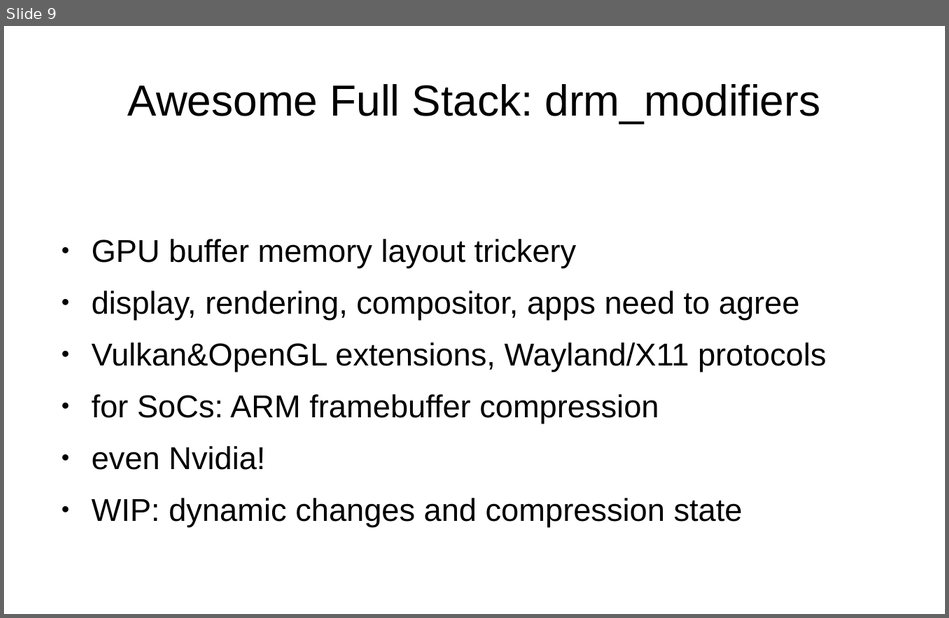
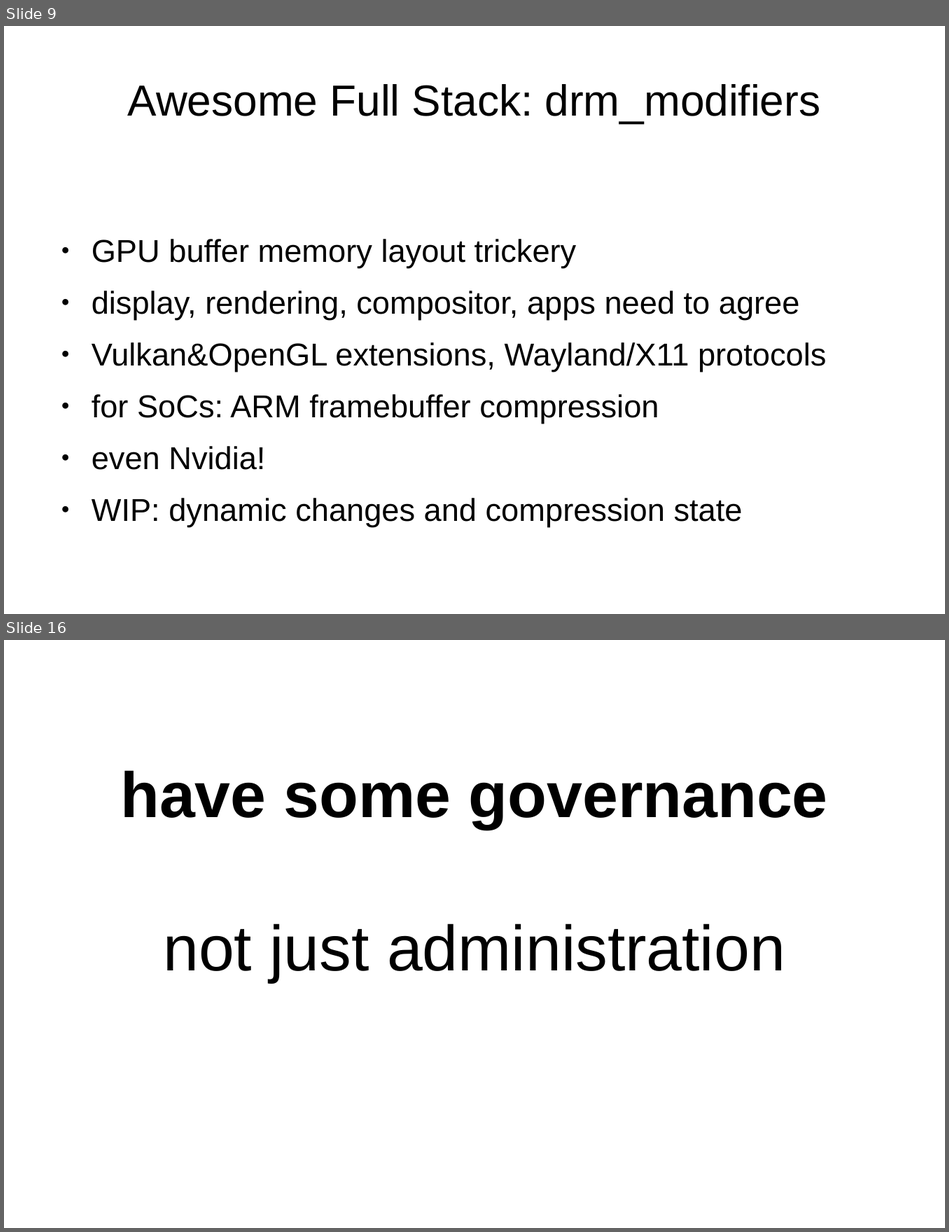
Before and after one commit to danvet/danvet.github.io, a slide deck: slides/lca-2020-awesome.odp. Shown one above the other, each under a label of ours: slide 9 before the commit, slides 9 and 16 after it; the slides between them are not shown. The pictures are 949x618 and 949x1232 pixels, drawn with LibreOffice and Linux fonts; fonts in the diff are those of the drawing. Boxes give left, top, right and bottom in pixels: in the first picture for what was removed or moved away, otherwise in the second. Text is boxed around its words. In the diff, an @@ line names an element or a change of style, - is before the commit and + after.

```diff
--- a/slides/lca-2020-awesome.odp
+++ b/slides/lca-2020-awesome.odp
@@ slide 16 added at (4,640,945,1228), background #FFFFFF @@
@@ title added at (120,770,828,982), 54 pt, text #000000 @@
+have some governance
+not just administration
```
Also in this commit, not shown: 15 other slides added, 10 slides removed.
